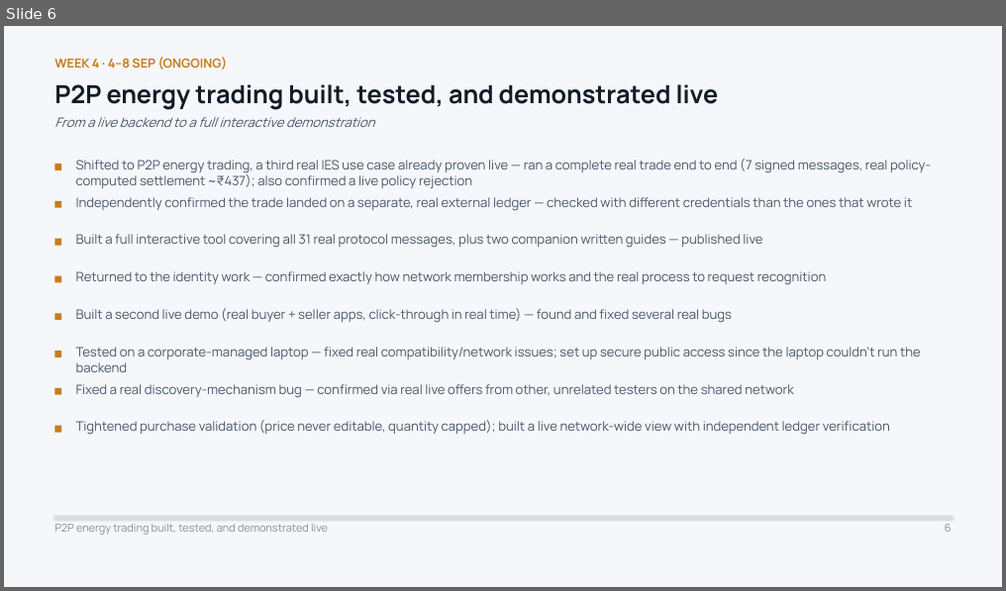
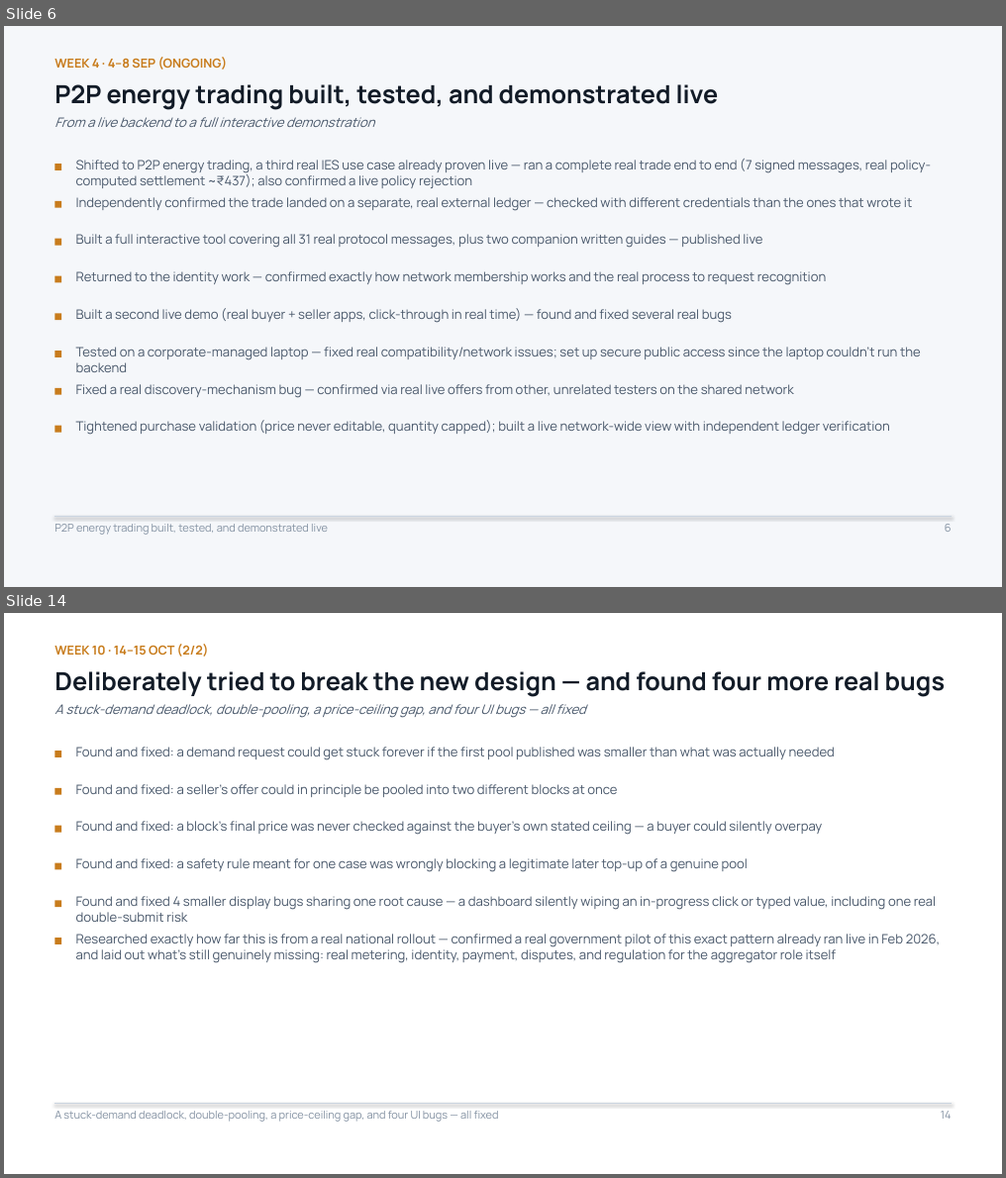
Before and after one commit to Sanjay-dev22/personal-deg, a slide deck: work-record/DEG-IES-Work-Record.pptx. Shown one above the other, each under a label of ours: slide 6 before the commit, slides 6 and 14 after it; the slides between them are not shown. The pictures are 1006x591 and 1006x1178 pixels, drawn with LibreOffice and Linux fonts; fonts in the diff are those of the drawing. Boxes give left, top, right and bottom in pixels: in the first picture for what was removed or moved away, otherwise in the second. Text is boxed around its words. In the diff, an @@ line names an element or a change of style, - is before the commit and + after.

```diff
--- a/work-record/DEG-IES-Work-Record.pptx
+++ b/work-record/DEG-IES-Work-Record.pptx
@@ slide 14 added at [4, 613, 1002, 1174], background #FFFFFF @@
@@ text added at [54, 644, 209, 657], 12 pt, text #C87C1C, bold @@
+WEEK 10 · 14–15 OCT (2/2)
@@ text added at [54, 671, 944, 696], 24 pt, text #121B27, bold @@
+Deliberately tried to break the new design — and found four more real bugs
@@ text added at [54, 704, 586, 718], 12.5 pt, text #48576A, italic @@
+A stuck-demand deadlock, double-pooling, a price-ceiling gap, and four UI bugs — all fixed
@@ rectangle added at [54, 751, 61, 758], fill #C87C1C @@
@@ text added at [76, 747, 835, 761], 12.5 pt, text #48576A @@
+Found and fixed: a demand request could get stuck forever if the first pool published was smaller than what was actually needed
@@ rectangle added at [54, 788, 61, 795], fill #C87C1C @@
@@ text added at [76, 784, 617, 797], 12.5 pt, text #48576A @@
+Found and fixed: a seller's offer could in principle be pooled into two different blocks at once
@@ rectangle added at [54, 826, 61, 833], fill #C87C1C @@
@@ text added at [76, 821, 823, 835], 12.5 pt, text #48576A @@
+Found and fixed: a block's final price was never checked against the buyer's own stated ceiling — a buyer could silently overpay
@@ rectangle added at [54, 863, 61, 869], fill #C87C1C @@
@@ text added at [76, 859, 747, 872], 12.5 pt, text #48576A @@
+Found and fixed: a safety rule meant for one case was wrongly blocking a legitimate later top-up of a genuine pool
@@ rectangle added at [54, 900, 61, 907], fill #C87C1C @@
@@ text added at [76, 896, 936, 922], 12.5 pt, text #48576A @@
+Found and fixed 4 smaller display bugs sharing one root cause — a dashboard silently wiping an in-progress click or typed value, including one real double-submit risk
@@ rectangle added at [54, 938, 61, 945], fill #C87C1C @@
@@ text added at [76, 934, 941, 963], 12.5 pt, text #48576A @@
+Researched exactly how far this is from a real national rollout — confirmed a real government pilot of this exact pattern already ran live in Feb 2026, and laid out what's still genuinely missing: real metering, identity, payment, disputes, and regulation for the aggregator role itself
@@ line added from (54, 1103) to (951, 1103), #CBD5E0 0.75 pt @@
@@ text added at [54, 1111, 499, 1122], 10.5 pt, text #8391A2 @@
+A stuck-demand deadlock, double-pooling, a price-ceiling gap, and four UI bugs — all fixed
@@ text added at [941, 1111, 951, 1119], 10.5 pt, text #8391A2 @@
+14
```
Also in this commit, not shown: 2 slides changed, 7 other slides added, 2 other files.
